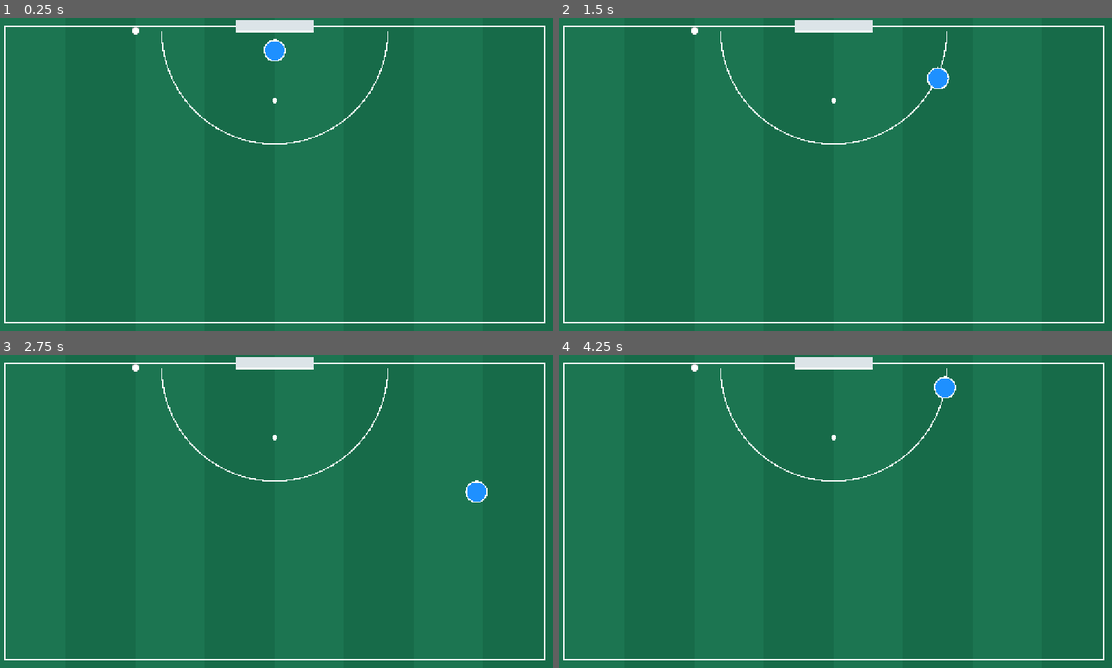
Above: before the commit, frames 1-4 (two rows, left to right).
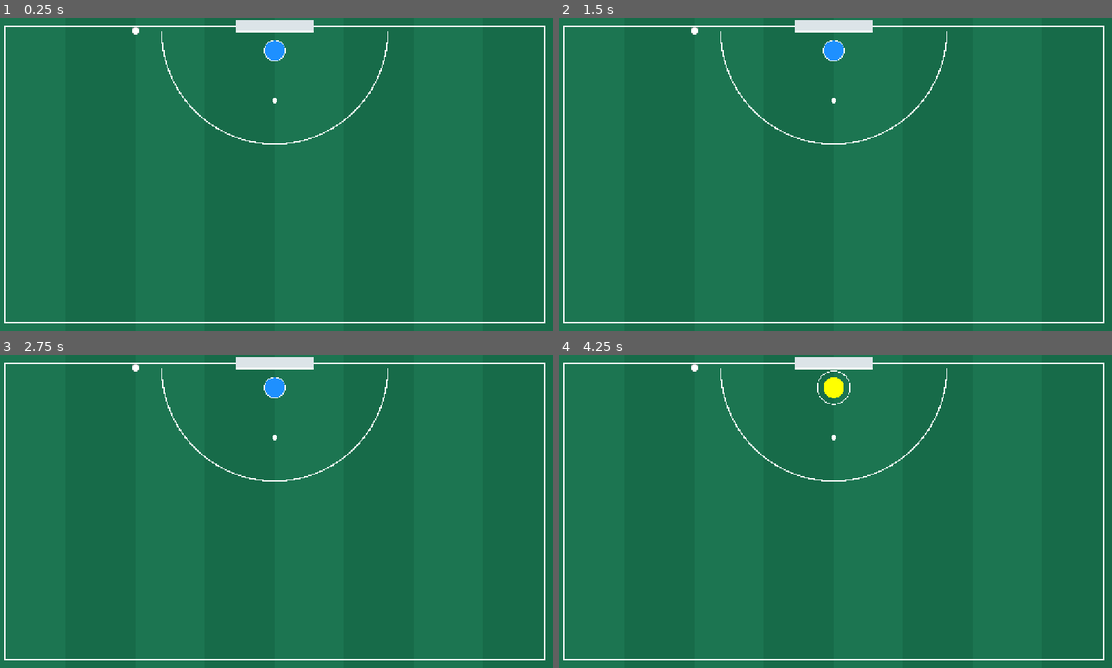
Above: after the commit, the same moments.

Repository: affarf/penalty-corner-challenge
Game: Godot game, scene res://main.tscn
Same seed, same stepped clock (60 frames per second), same inputs: the game is played once before the commit and once after it.
Inputs (mouse positions are in pixels of both pictures, inside the frame that each line leads up to):
- Up to frame 1 (0.25 s): no input
- Up to frame 2 (1.5 s): tap Enter at 0.5 s; move the mouse to (957, 158) at 0.52 s; hold Right (ui_right) 0.53-1.28 s; hold Right mouse button (dive, bound only after the commit) 0.53-1.28 s; tap Space at 0.77 s; tap R at 0.8, 1.35 s; move the mouse to (724, 190) at 1.27 s; hold Down (ui_down) from 1.28 s (still down)
- Up to frame 3 (2.75 s): tap Space at 1.52 s; right-click (165, 527) at 1.55 s; move the mouse to (331, 442) at 2.02 s; release Down (ui_down) at 2.03 s; hold Right (ui_right) from 2.03 s (still down); hold Right mouse button (dive, bound only after the commit) from 2.03 s (still down); tap R at 2.3 s
- Up to frame 4 (4.25 s): move the mouse to (807, 574) at 2.77 s; release Right (ui_right) at 2.78 s; release Right mouse button (dive, bound only after the commit) at 2.78 s; hold Up (ui_up) 2.78-3.53 s; tap R at 2.85, 3.8 s; tap Space at 3.02, 3.77 s; right-click (807, 574) at 3.05 s; move the mouse to (1001, 558) at 3.52 s; hold Left (ui_left) from 3.53 s (still down); hold Right mouse button (dive, bound only after the commit) from 3.53 s (still down); click (1001, 558) at 4.15 s

The runs differ from the first frame. In frame 1, less than 0.1% of the frame differs, in the area x 47-52%, y 6-14%; in frame 2, 0.4%; in frame 3, 0.4%; in frame 4, 0.5%, in the area x 46-72%, y 4-16%.

Commit message:
Add goalkeeper quick saves, diving and recovery mechanics

Diff:
--- a/ball.gd
+++ b/ball.gd
@@ -64,22 +64,31 @@
 				phase = Phase.SHOOTING
 				print("Shot!")
 
+
 		Phase.SHOOTING:
 			position = position.move_toward(
 				target,
 				shot_speed * delta
 			)
 
-			# Temporary goalkeeper save detection.
-			if position.distance_to(
-				goalkeeper.global_position
-			) < 32.0:
+			var distance_to_keeper := \
+				global_position.distance_to(
+					goalkeeper.global_position
+				)
+
+			var save_reach: float = \
+				goalkeeper.get_save_reach()
+
+			if goalkeeper.can_save() \
+			and distance_to_keeper <= save_reach + 8.0:
 				phase = Phase.FINISHED
-				print("SAVED!")
+				print("SAVED! Great reaction!")
 
 			elif position.y <= GOAL_Y + 1.0:
 				phase = Phase.FINISHED
 				print("GOAL!")
+
+
 
 
 func reset_corner() -> void:
@@ -87,7 +96,11 @@
 	position = INJECT_POSITION
 	target = STOP_POSITION
 	stop_timer = 0.0
+
+	goalkeeper.reset_keeper()
+
 	print("Corner reset. Press SPACE to start.")
+
 
 
 func _draw() -> void:
--- a/goalkeeper.gd
+++ b/goalkeeper.gd
@@ -1,40 +1,174 @@
 
 extends CharacterBody2D
 
+signal save_attempted(kind: String)
+
 @export var speed: float = 320.0
+@export var dive_speed: float = 650.0
 
 const FIELD_MIN := Vector2(45, 45)
 const FIELD_MAX := Vector2(1235, 675)
 
-func _physics_process(_delta: float) -> void:
-	var direction := Input.get_vector(
-		"ui_left",
-		"ui_right",
-		"ui_up",
-        "ui_down"
-	)
+const QUICK_DURATION := 0.20
+const QUICK_RECOVERY := 0.25
 
-	velocity = direction * speed
-	move_and_slide()
+const DIVE_DURATION := 0.35
+const DIVE_RECOVERY := 0.80
+
+enum State {
+	READY,
+	QUICK_SAVE,
+	DIVING,
+	RECOVERING
+}
+
+var state := State.READY
+var state_timer := 0.0
+var dive_direction := Vector2.ZERO
+var recovery_duration := 0.0
+
+
+func _physics_process(delta: float) -> void:
+	match state:
+		State.READY:
+			handle_movement()
+
+		State.QUICK_SAVE:
+			velocity = Vector2.ZERO
+			move_and_slide()
+			state_timer -= delta
+
+			if state_timer <= 0.0:
+				start_recovery(QUICK_RECOVERY)
+
+		State.DIVING:
+			velocity = dive_direction * dive_speed
+			move_and_slide()
+			state_timer -= delta
+
+			if state_timer <= 0.0:
+				start_recovery(DIVE_RECOVERY)
+
+		State.RECOVERING:
+			velocity = Vector2.ZERO
+			state_timer -= delta
+
+			if state_timer <= 0.0:
+				state = State.READY
 
 	global_position = global_position.clamp(
 		FIELD_MIN,
 		FIELD_MAX
 	)
 
+	queue_redraw()
+
+
+func _unhandled_input(event: InputEvent) -> void:
+	if state != State.READY:
+		return
+
+	if event.is_action_pressed("quick_save"):
+		start_quick_save()
+
+	elif event.is_action_pressed("dive"):
+		start_dive()
+
+
+func handle_movement() -> void:
+	var direction := Input.get_vector(
+		"move_left",
+		"move_right",
+		"move_up",
+        "move_down"
+	)
+
+	velocity = direction * speed
+	move_and_slide()
+
+
+func start_quick_save() -> void:
+	state = State.QUICK_SAVE
+	state_timer = QUICK_DURATION
+	velocity = Vector2.ZERO
+
+	save_attempted.emit("quick")
+	print("Quick save!")
+
+
+func start_dive() -> void:
+	var mouse_direction := (
+		get_global_mouse_position() - global_position
+	).normalized()
+
+	if mouse_direction.length() < 0.01:
+		return
+
+	dive_direction = mouse_direction
+	state = State.DIVING
+	state_timer = DIVE_DURATION
+
+	save_attempted.emit("dive")
+	print("Diving!")
+
+
+func start_recovery(duration: float) -> void:
+	state = State.RECOVERING
+	state_timer = duration
+	recovery_duration = duration
+
+
+func can_save() -> bool:
+	return state == State.QUICK_SAVE \
+		or state == State.DIVING
+
+
+func get_save_reach() -> float:
+	if state == State.DIVING:
+		return 46.0
+
+	if state == State.QUICK_SAVE:
+		return 38.0
+
+	return 24.0
+
+
+func reset_keeper() -> void:
+	state = State.READY
+	state_timer = 0.0
+	velocity = Vector2.ZERO
+	global_position = Vector2(640, 75)
+
+
 func _draw() -> void:
-	draw_circle(
-		Vector2.ZERO,
-		24.0,
-		Color.DODGER_BLUE
-	)
+	var body_color := Color.DODGER_BLUE
+
+	match state:
+		State.QUICK_SAVE:
+			body_color = Color.YELLOW
+
+		State.DIVING:
+			body_color = Color.ORANGE
+
+		State.RECOVERING:
+			body_color = Color.GRAY
+
+	draw_circle(Vector2.ZERO, 24.0, body_color)
 
 	draw_arc(
 		Vector2.ZERO,
-		24.0,
+		get_save_reach(),
 		0.0,
 		TAU,
-		32,
+		40,
 		Color.WHITE,
-		3.0
+		2.0
 	)
+
+	if state == State.DIVING:
+		draw_line(
+			Vector2.ZERO,
+			dive_direction * 55.0,
+			Color.WHITE,
+			4.0
+		)
--- a/main.tscn
+++ b/main.tscn
@@ -13,3 +13,5 @@
 position = Vector2(640, 75)
 
 [node name="Ball" parent="." unique_id=1776875399 instance=ExtResource("3_h2yge")]
+injection_speed = null
+shot_speed = null
--- a/project.godot
+++ b/project.godot
@@ -21,6 +21,39 @@
 window/size/viewport_height=720
 window/stretch/mode="canvas_items"
 
+[input]
+
+move_left={
+"deadzone": 0.2,
+"events": [Object(InputEventKey,"resource_local_to_scene":false,"resource_name":"","device":-1,"window_id":0,"alt_pressed":false,"shift_pressed":false,"ctrl_pressed":false,"meta_pressed":false,"pressed":false,"keycode":0,"physical_keycode":65,"key_label":0,"unicode":97,"location":0,"echo":false,"script":null)
+]
+}
+move_right={
+"deadzone": 0.2,
+"events": [Object(InputEventKey,"resource_local_to_scene":false,"resource_name":"","device":-1,"window_id":0,"alt_pressed":false,"shift_pressed":false,"ctrl_pressed":false,"meta_pressed":false,"pressed":false,"keycode":0,"physical_keycode":68,"key_label":0,"unicode":100,"location":0,"echo":false,"script":null)
+]
+}
+move_up={
+"deadzone": 0.2,
+"events": [Object(InputEventKey,"resource_local_to_scene":false,"resource_name":"","device":-1,"window_id":0,"alt_pressed":false,"shift_pressed":false,"ctrl_pressed":false,"meta_pressed":false,"pressed":false,"keycode":0,"physical_keycode":87,"key_label":0,"unicode":119,"location":0,"echo":false,"script":null)
+]
+}
+move_down={
+"deadzone": 0.2,
+"events": [Object(InputEventKey,"resource_local_to_scene":false,"resource_name":"","device":-1,"window_id":0,"alt_pressed":false,"shift_pressed":false,"ctrl_pressed":false,"meta_pressed":false,"pressed":false,"keycode":0,"physical_keycode":83,"key_label":0,"unicode":115,"location":0,"echo":false,"script":null)
+]
+}
+quick_save={
+"deadzone": 0.2,
+"events": [null, Object(InputEventMouseButton,"resource_local_to_scene":false,"resource_name":"","device":-1,"window_id":0,"alt_pressed":false,"shift_pressed":false,"ctrl_pressed":false,"meta_pressed":false,"button_mask":0,"position":Vector2(0, 0),"global_position":Vector2(0, 0),"factor":1.0,"button_index":1,"canceled":false,"pressed":false,"double_click":false,"script":null)
+]
+}
+dive={
+"deadzone": 0.2,
+"events": [Object(InputEventMouseButton,"resource_local_to_scene":false,"resource_name":"","device":-1,"window_id":0,"alt_pressed":false,"shift_pressed":false,"ctrl_pressed":false,"meta_pressed":false,"button_mask":0,"position":Vector2(0, 0),"global_position":Vector2(0, 0),"factor":1.0,"button_index":2,"canceled":false,"pressed":false,"double_click":false,"script":null)
+]
+}
+
 [physics]
 
 3d/physics_engine="Jolt Physics"
